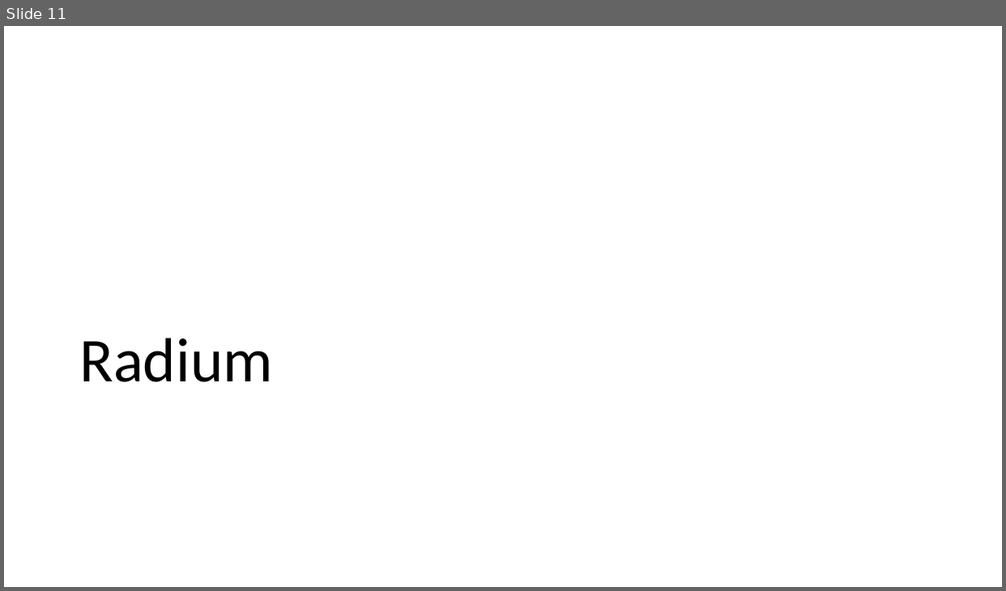
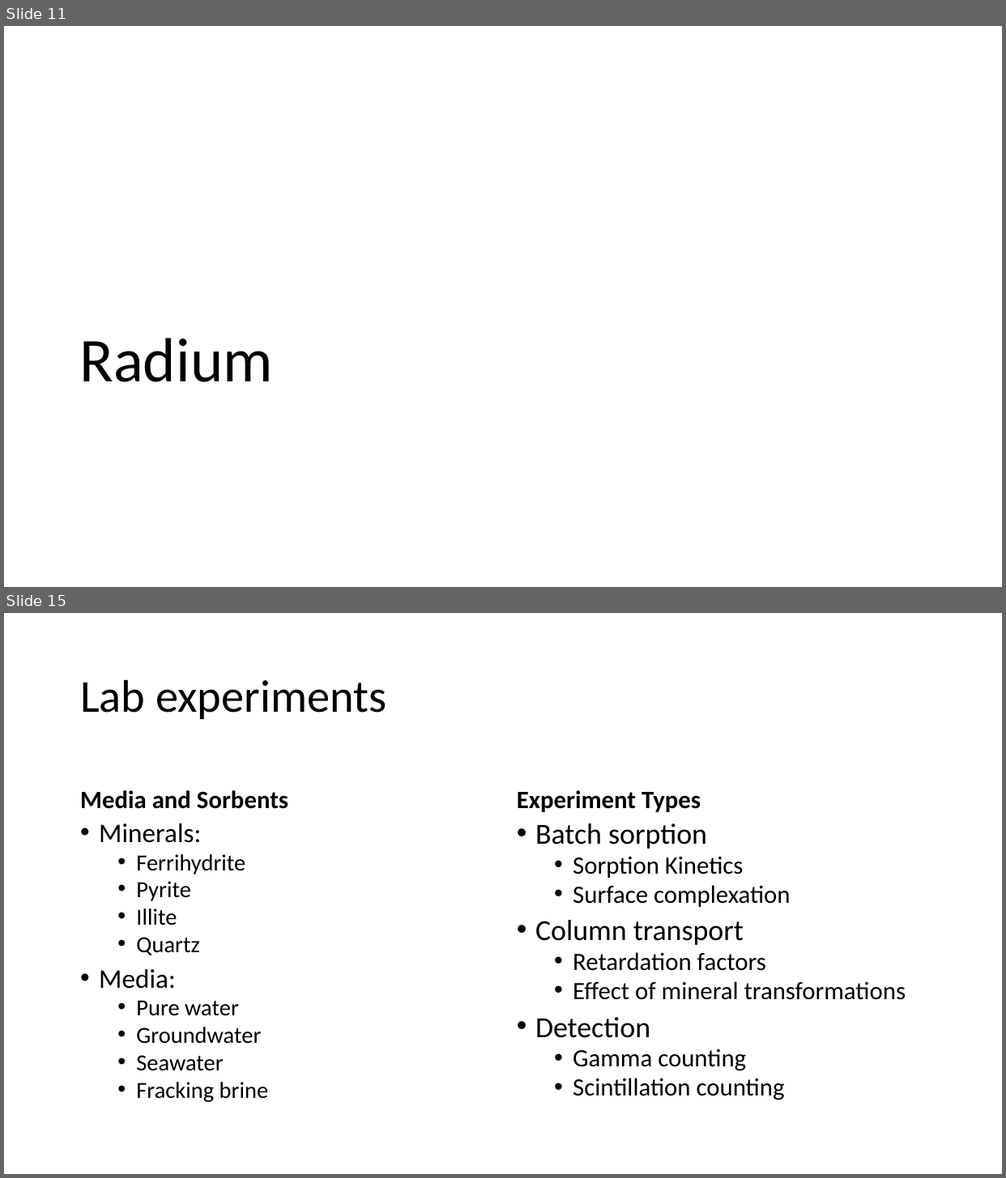
Before and after one commit to machen/Thesis-Proposal, a slide deck: Presentation.pptx. Shown one above the other, each under a label of ours: slide 11 before the commit, slides 11 and 15 after it; the slides between them are not shown. The pictures are 1006x591 and 1006x1178 pixels, drawn with LibreOffice and Linux fonts; fonts in the diff are those of the drawing. Boxes give left, top, right and bottom in pixels: in the first picture for what was removed or moved away, otherwise in the second. Text is boxed around its words. In the diff, an @@ line names an element or a change of style, - is before the commit and + after.

```diff
--- a/Presentation.pptx
+++ b/Presentation.pptx
@@ slide 15 added at <box>4,613,1002,1174</box>, background #FFFFFF @@
@@ title added at <box>80,679,386,719</box>, 44 pt, text #000000 @@
+Lab experiments
@@ text added at <box>80,790,288,809</box>, 24 pt, text #000000, bold @@
+Media and Sorbents
@@ text added at <box>517,790,701,812</box>, 24 pt, text #000000, bold @@
+Experiment Types
@@ text added at <box>99,824,268,1102</box>, 22.2 pt, text #000000 @@
+• Minerals:
+  • Ferrihydrite
+  • Pyrite
+  • Illite
+  • Quartz
+• Media:
+  • Pure water
+  • Groundwater
+  • Seawater
+  • Fracking brine
@@ text added at <box>535,824,906,1101</box>, 24 pt, text #000000 @@
+• Batch sorption
+  • Sorption Kinetics
+  • Surface complexation
+• Column transport
+  • Retardation factors
+  • Effect of mineral transformations
+• Detection
+  • Gamma counting
+  • Scintillation counting
```
Also in this commit, not shown: 10 slides changed, 10 other slides added, 5 slides removed, 10 other files.
